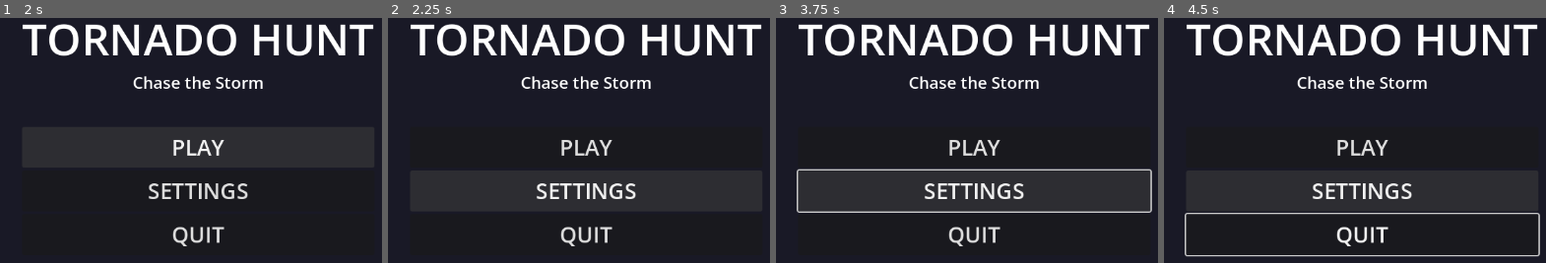
Above: before the commit, frames 1-4 (left to right).
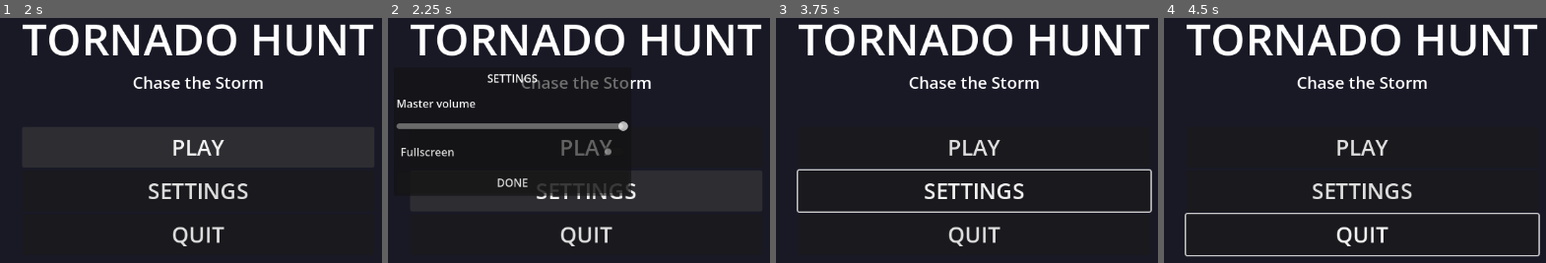
Above: after the commit, the same moments.

Repository: spaj7468-cell/godot-tornado-hunt-game
Game: Godot game, scene res://main_menu.tscn
Two runs of this game, one before a commit and one after it. Both use one fixed random seed, a clock stepped at 60 frames per second and the inputs below.
Inputs (mouse positions are in pixels of both pictures, inside the frame that each line leads up to):
- Up to frame 1 (2 s): click "PLAY" at 0.5 s; click "PLAY" at 1.25 s
- Up to frame 2 (2.25 s): click "SETTINGS" at 2 s
- Up to frame 3 (3.75 s): click (902, 182) at 2.75 s, where only the run after the commit has a clickable "DONE"; hold Right (ui_right) from 3.53 s (still down)
- Up to frame 4 (4.5 s): release Right (ui_right) at 4.28 s; hold Down (ui_down) from 4.28 s (still down)

Frame 1 is identical in both runs. In frame 2, 4.2% of the frame differs, in the area x 2-64%, y 22-73%; in frame 3, less than 0.1%; in frame 4, less than 0.1%.

Commit message:
Attach main menu script to scene

Diff:
--- a/main_menu.tscn
+++ b/main_menu.tscn
@@ -1,6 +1,9 @@
 [gd_scene format=3 uid="uid://main_menu"]
 
+[ext_resource type="Script" path="res://main_menu.gd" id="1_script"]
+
 [node name="MainMenu" type="Control"]
+script = ExtResource("1_script")
 anchor_left = 0.0
 anchor_top = 0.0
 anchor_right = 1.0
